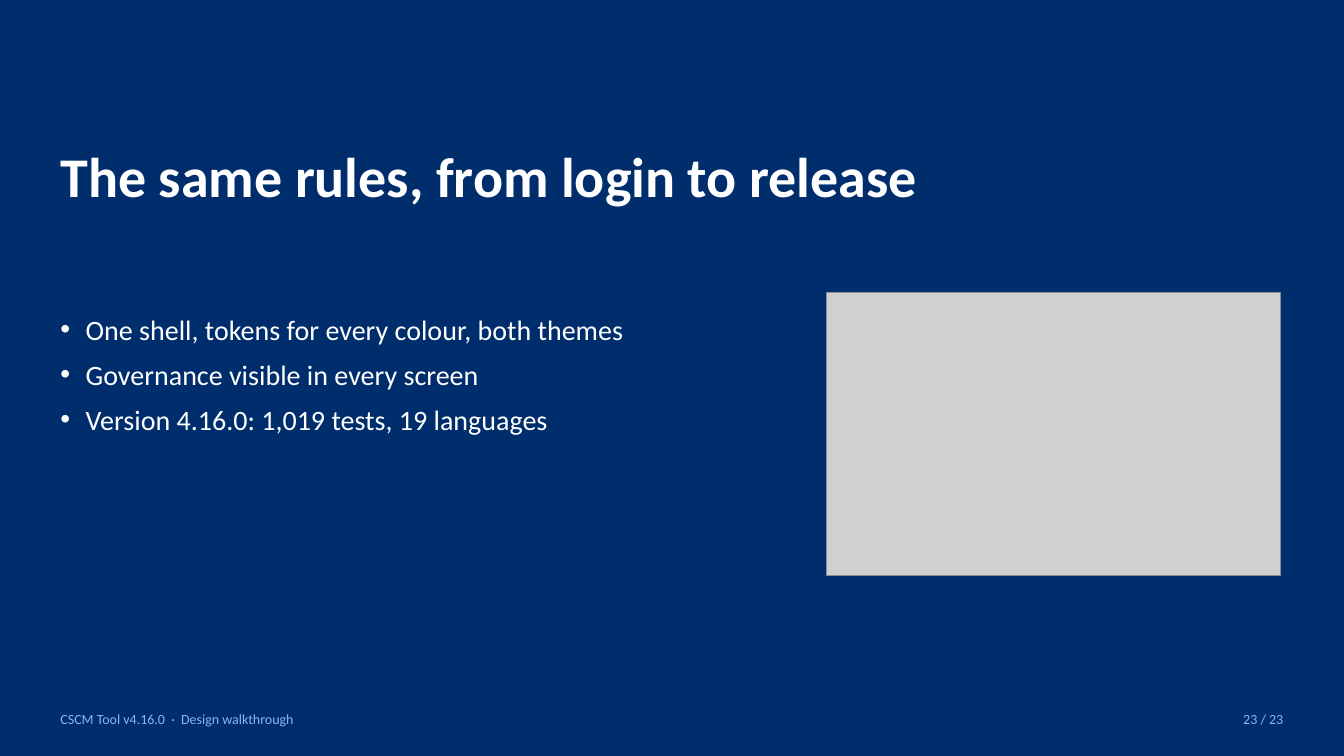
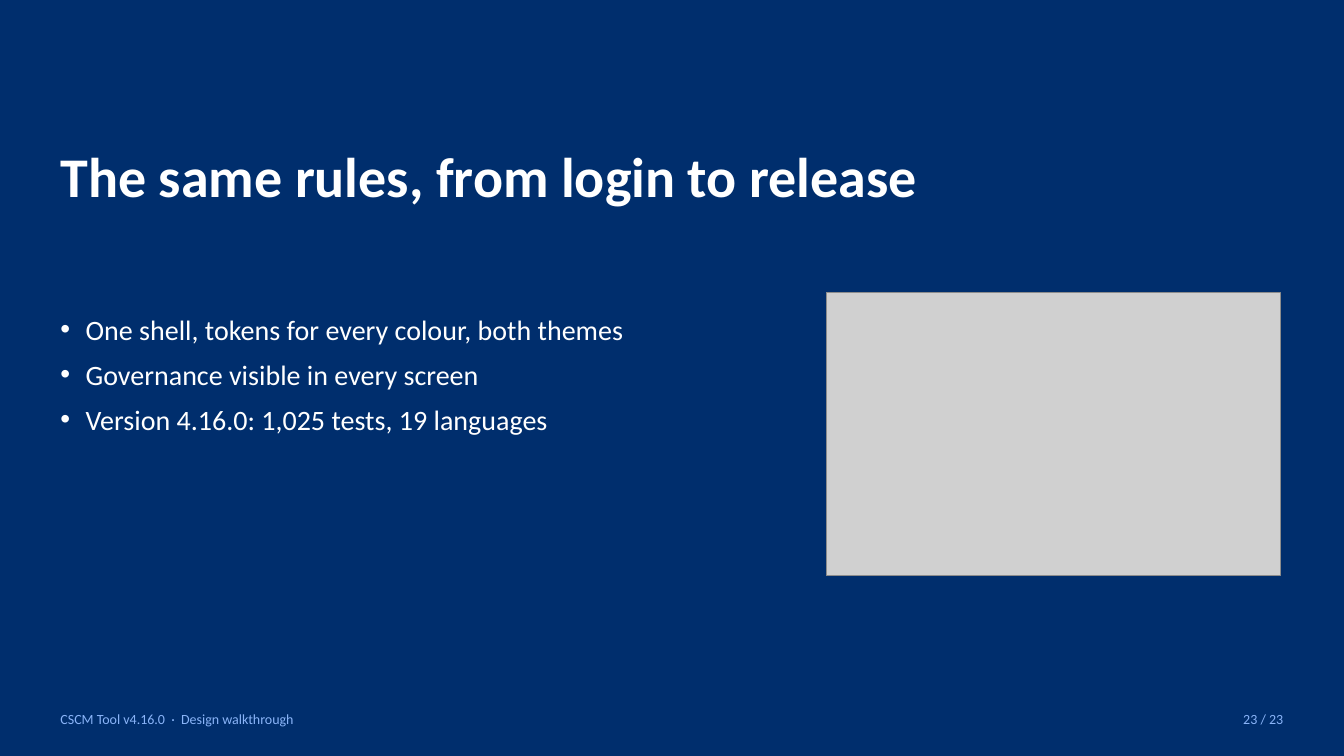
Before and after one commit to mc502x/CSCM_mc, a slide deck: slide 23 of releases/v4.16.0/CSCM-Tool_v4.16.0_Design-Showcase-Team.pptx. Drawn at 1344x756 pixels with LibreOffice and Linux fonts; fonts in the diff are those of the drawing; grey boxes stand for pictures. Boxes give left, top, right and bottom in pixels: in the first picture for what was removed or moved away, otherwise in the second. Text is boxed around its words. In the diff, an @@ line names an element or a change of style, - is before the commit and + after.

```diff
--- a/releases/v4.16.0/CSCM-Tool_v4.16.0_Design-Showcase-Team.pptx
+++ b/releases/v4.16.0/CSCM-Tool_v4.16.0_Design-Showcase-Team.pptx
@@ text at bbox=[86, 410, 548, 435]: text changed @@
-• Version 4.16.0: 1,019 tests, 19 languages
+• Version 4.16.0: 1,025 tests, 19 languages
```
Also in this commit, not shown: 9 other files.
